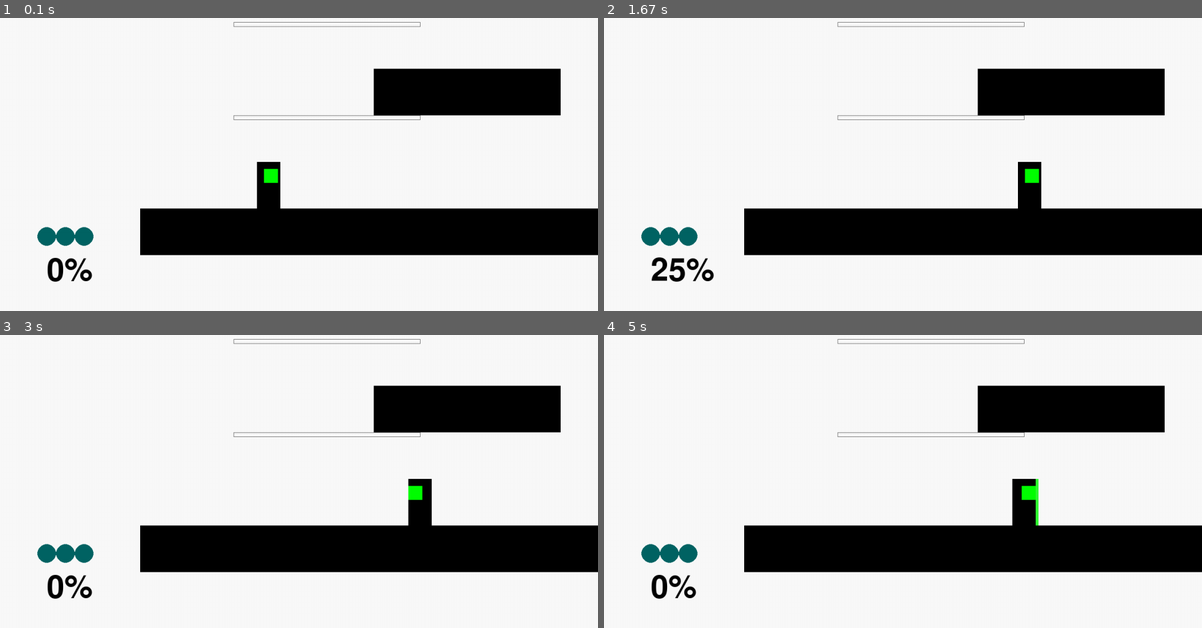
Above: before the commit, frames 1-4 (two rows, left to right).
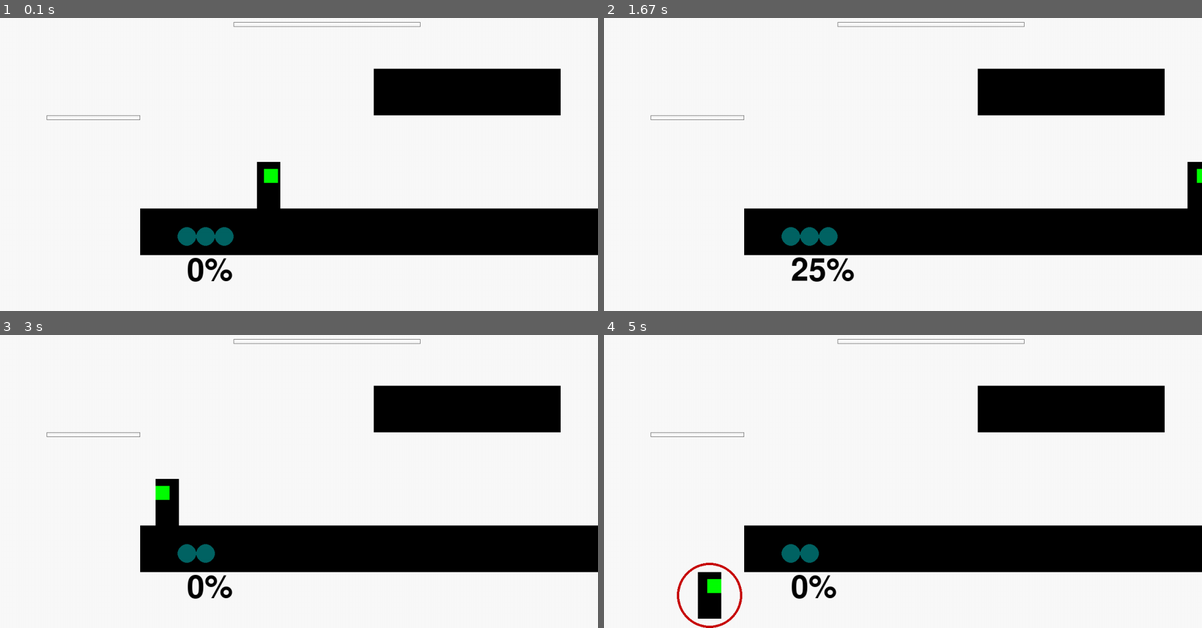
Above: after the commit, the same moments.

Repository: MarcoSzawlowski/MarcoPygame
Game: pygame game, started from main.py
Two runs of this game, one before a commit and one after it. Both use one fixed random seed, a clock stepped at 60 frames per second and the inputs below.
Inputs:
- Up to frame 1 (0.1 s): no input
- Up to frame 2 (1.67 s): hold Q 0.33-0.8 s; hold D 0.33-0.8 s; tap Space at 0.83 s; hold D 1.17-1.63 s
- Up to frame 3 (3 s): hold W 1.67-1.97 s; tap E at 1.82 s; hold D 2-2.47 s; hold A from 2.5 s (still down)
- Up to frame 4 (5 s): release A at 3.03 s; tap F at 3.07 s; hold S 3.4-3.7 s; hold A 3.73-4.13 s; hold D from 4.57 s (still down)

The runs differ from the first frame. In frame 1, 1.9% of the frame differs, in the area x 6-71%, y 33-91%; in frame 2, 3.2%; in frame 3, 3.0%; in frame 4, 3.4%, in the area x 6-73%, y 33-100%.

Commit message:
Redo movement (with acceleration)

Diff:
--- a/Game.py
+++ b/Game.py
@@ -19,11 +19,14 @@
         self.debug_map = False
         self.font = pygame.font.Font(None, 100)
         self.font2 = pygame.font.Font(None, 120)
-        ## gameObjects[0] IS ALWAYS THE PLAYER
+
+        ## gameObjects are the players (for now)
         self.gameObjects.append(Player(550, 400, 50, 100, 40, 3))
+        #self.gameObjects.append(Player(700, 400, 50, 100, 40, 3))
 
+        ## add some platforms
         self.platforms.append(Platform(300,500,1500,100,0))
-        self.platforms.append(Platform(500,300,400,10,1))
+        self.platforms.append(Platform(100,300,200,10,1))
         self.platforms.append(Platform(800,200,400,100,0))
         self.platforms.append(Platform(500,100,400,10,1))
         self.platforms.append(Platform(-200,1000,700,10,1))
@@ -49,9 +52,9 @@
                     elif event.key == pygame.K_s:
                         self.gameObjects[0].yset_vel(12)
                     elif event.key == pygame.K_a:
-                        self.gameObjects[0].xset_vel(-6)
+                        self.gameObjects[0].set_accel(-2)
                     elif event.key == pygame.K_d:
-                        self.gameObjects[0].xset_vel(6)
+                        self.gameObjects[0].set_accel(2)
                     elif event.key == pygame.K_q:
                         self.gameObjects[0].hurt(25)
                     elif event.key == pygame.K_e:
@@ -67,12 +70,13 @@
                     elif event.key == pygame.K_s:
                         pass
                     elif event.key == pygame.K_a:
-                        self.gameObjects[0].xset_vel(0)
+                        self.gameObjects[0].set_accel(0)
                     elif event.key == pygame.K_d:
-                        self.gameObjects[0].xset_vel(0)
+                        self.gameObjects[0].set_accel(0)
             # GAME: call all important updates and draw methods
             self.update()
             self.draw()
+
 
             # DISPLAY: update the screen
             pygame.display.update()
@@ -100,7 +104,7 @@
         # DISPLAY: Health / Lives
         offset_players = 0
         for players in self.gameObjects:
-            offset_players += 100
+            offset_players += 400
             offset_lives = 0
             playerpercent = self.font.render(str(players.health) + "%", 1, (0,0,0))
             #playerpercent2 = self.font2.render(str(players.health) + "%", 1, (0,0,0))
--- a/gameobjects.py
+++ b/gameobjects.py
@@ -54,8 +54,28 @@
         self.isjump = False
         self.yset_vel(3.6)
 
+    def set_accel(self, value):
+        self.acceleration[0] = value
+
 # UPDATE:
     def update(self, collide_list):
+        # DO ACCELERATION FIRST
+        if (self.acceleration[0] == 0):
+            if self.velocity[0] > 0:
+                self.velocity[0] -= 1
+                if self.velocity[0] <= 0:
+                    self.velocity[0] = 0
+            elif self.velocity[0] < 0:
+                self.velocity[0] += 1
+                if self.velocity[0] >= 0:
+                    self.velocity[0] = 0
+        else:
+            self.velocity[0] += self.acceleration[0]
+            if self.velocity[0] > 12:
+                self.velocity[0] = 12
+            elif self.velocity[0] < -12:
+                self.velocity[0] = -12
+
         # Make a collision rectangle for the movement of the character
         horizontal = 0
         vertical = 0
@@ -83,6 +103,7 @@
 
         if map_collision[0]:
             self.position[0] = map_collision[1]
+            print(self.position[0])
         else:
             self.position[0] += self.velocity[0]
 
@@ -126,6 +147,10 @@
 # DEATH: when player loses all health bars / instant death
     def die(self):
         print("You have died ")
+        self.lives -= 1
+        if self.lives < 1:
+            self.lives = 0
+            print('Game OVER')
         self.respawn()
 
 
@@ -135,6 +160,9 @@
         self.position = [550, 400]
 
 # COLLISION WORLD: handles collisions with world map objects
+    # Types
+    #   0: Solid block
+    #   1: one way block
     def collidemap_vertical(self, p, box, down):
         self.inair = True
         for plats in p:
@@ -147,42 +175,23 @@
                     return (1, plats.position[1] - self.height)
             elif down == 0 and plats.type == 0:
                 if box.colliderect(plats.box):
-                    print(plats.position[1] + plats.length)
                     return (1, plats.position[1] + plats.length)
         return (0, 0)
 
     def collidemap_horizontal(self, p, box, right):
-        self.inair = True
+        #self.inair = True
         for plats in p:
              if plats.type == 0:
                  if box.colliderect(plats.box):
-                    self.inair = False
-                    self.canjump = True
-                    self.jumpcounter = self.maxjump
+                    #self.inair = False
+                    #self.canjump = True
+                    #self.jumpcounter = self.maxjump
                     if right:
                         return (1, plats.position[0] - self.width)
                     else:
+                        print(plats.position[0] + plats.width)
                         return (1, plats.position[0] + plats.width)
         return (0, 0)
-
-#     def collide_map(self, p, win):
-#         playerbox = pygame.Rect(self.position[0],self.position[1],self.width,self.height)
-#         playerfeet = pygame.Rect(self.position[0],self.position[1],self.width,self.height)
-#         self.inair = True
-#         #print(self.jumpcounter)
-#         for plats in p:
-#             if plats.type == 0:
-#                 if self.velocity[1] > 0 and playerbox.colliderect(plats.box):
-#                     self.inair = False
-#                     self.canjump = True
-#                     self.jumpcounter = self.maxjump
-#                     self.position[1] = plats.position[1] - self.height
-#             elif plats.type == 1:
-#                 if self.velocity[1] > 0 and playerbox.colliderect(plats.box):
-#                     self.inair = False
-#                     self.canjump = True
-#                     self.jumpcounter = self.maxjump
-#                     self.position[1] = plats.position[1] - self.height
 
     def draw(self, win):
         # Figure out where we draw the person (either they are on screen or off)
@@ -243,9 +252,8 @@
             else:
                 self.hurtcounter -= 1
 
-        # DRAW: offscreen bubble
+        # DRAW: off-screen bubble around a player view
         if offscreen:
-            #print('got here')
             pygame.draw.circle(win, (200,0,0), (int(drawx + self.width/2), int(drawy + self.height/2)), int(self.height/2) + 20, 5)
 
         if self.debug_collision:
